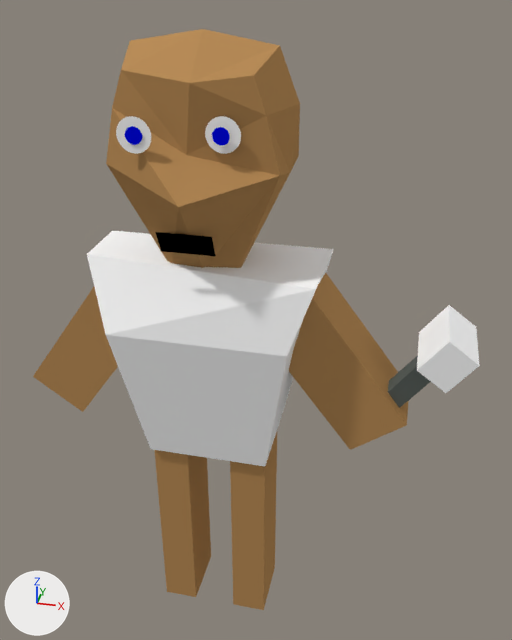
An edit to the Blender file King Of Kings Docs/Models/slave1.blend, drawn before and after from the same camera.
Before and after are seen from a 50 mm lens placed at (1.68, -5.54, 6.78), pointed at (0.36, 0.19, 3.54). Lighting does not change. The marker at lower left points along +X, +Y and +Z.
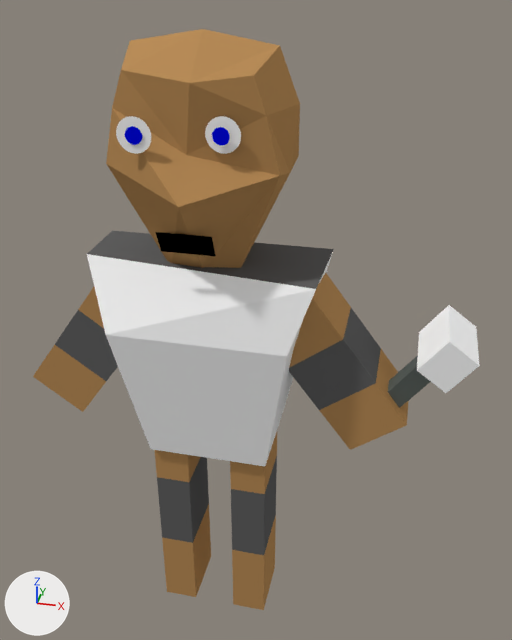
Where the change shows, as pixel boxes [x1, y1, x2, y2] in the pictures (512 x 640 px):
part 1 of me_cube_004, built on
    both: [157, 456, 209, 545]
part 2 of me_cube_002, built on
    both: [289, 273, 383, 412]
part 3 of me_cube_001, recoloured (white to grey)
    both: [87, 231, 334, 289]
part 4 of me_cube_003, built on
    both: [53, 308, 118, 384]
part 5 of me_cube_005, built on
    both: [231, 455, 277, 558]

Patch to the scene script:
```diff
--- a/King Of Kings Docs/Models/slave1.blend.py
+++ b/King Of Kings Docs/Models/slave1.blend.py
@@ me_cube_004 @@
 me_cube_004.from_pydata(...)  # 8 vertices, 6 faces; spans x -1.0..1.0, y -1.0..1.0, z -1.0..1.0
 # used by ob_cube_004; location = (-0.39, 0.0, 1.44); scale = (0.173, 0.308, 1.27)
 # verts and faces of me_cube_004; kept vertices keep their numbers, new ones are numbered from 8
+# me_cube_004 part 1
+delete_faces([(0, 4, 5, 1), (1, 5, 6, 2), (2, 6, 7, 3), (0, 3, 7, 4)])
+for new, old in zip([*range(8, 12)], [*range(0, 4)]): verts[new] = verts[old] + (0.0, 0.0, 0.67)
+for new, old in zip([*range(12, 16)], [*range(4, 8)]): verts[new] = verts[old] + (0.0, 0.0, -0.67)
+faces += [(0, 8, 9, 1), (1, 9, 10, 2), (2, 10, 11, 3), (0, 3, 11, 8), (4, 12, 15, 7), (6, 7, 15, 14)]  # mat_material_002 (orange #b98d59)
+faces += [(5, 6, 14, 13), (4, 5, 13, 12)]  # mat_material_002 (orange #b98d59)
+faces += [(8, 11, 15, 12), (10, 14, 15, 11), (9, 13, 14, 10), (8, 12, 13, 9)]  # mat_material_008 (dark grey #626262)
 me_cube_004.materials.append(mat_material_002)
+me_cube_004.materials.append(mat_material_008)  # dark grey #626262
@@ me_cube_002 @@
 me_cube_002.from_pydata(...)  # 8 vertices, 6 faces; spans x -1.0..1.0, y -1.0..1.0, z -1.0..1.0
 # used by ob_cube_002; location = (1.14, 0.04, 3.32); rotation_euler = (0.0, -0.652, 0.0), in degrees (0, -37, 0); scale = (0.303, 0.303, 0.761)
 # verts and faces of me_cube_002; kept vertices keep their numbers, new ones are numbered from 8
+# me_cube_002 part 2
+delete_faces([(0, 4, 5, 1), (1, 5, 6, 2), (2, 6, 7, 3), (0, 3, 7, 4)])
+for new, old in zip([*range(8, 12)], [*range(0, 4)]): verts[new] = verts[old] + (0.0, 0.0, 0.67)
+for new, old in zip([*range(12, 16)], [*range(4, 8)]): verts[new] = verts[old] + (0.0, 0.0, -0.67)
+faces += [(0, 8, 9, 1), (1, 9, 10, 2), (2, 10, 11, 3), (0, 3, 11, 8), (4, 12, 15, 7), (6, 7, 15, 14)]  # mat_material_002 (orange #b98d59)
+faces += [(5, 6, 14, 13), (4, 5, 13, 12)]  # mat_material_002 (orange #b98d59)
+faces += [(8, 11, 15, 12), (10, 14, 15, 11), (9, 13, 14, 10), (8, 12, 13, 9)]  # mat_material_008 (dark grey #626262)
 me_cube_002.materials.append(mat_material_002)
+me_cube_002.materials.append(mat_material_008)  # dark grey #626262
@@ me_cube_001 @@
 me_cube_001.from_pydata(...)  # 12 vertices, 10 faces; spans x -1.07..1.04, y -0.59..0.5, z -1.0..1.0
+# me_cube_001 part 3: the 1 face centred in x -0.02, y -0.01, z 1.0 switches from mat_material_001 (white #ffffff) to mat_material_008 (dark grey #626262)
 me_cube_001.materials.append(mat_material_001)
+me_cube_001.materials.append(mat_material_008)  # dark grey #626262
@@ me_cube_003 @@
 me_cube_003.from_pydata(...)  # 8 vertices, 6 faces; spans x -1.0..1.0, y -1.0..1.0, z -1.0..1.0
 # used by ob_cube_003; location = (-1.12, 0.04, 3.32); rotation_euler = (0.0, 0.625, 0.0), in degrees (0, 36, 0); scale = (0.303, 0.303, 0.761)
 # verts and faces of me_cube_003; kept vertices keep their numbers, new ones are numbered from 8
-me_cube_003.materials.append(mat_material_002)  # orange #b98d59
+# me_cube_003 part 4
+delete_faces([(0, 4, 5, 1), (1, 5, 6, 2), (2, 6, 7, 3), (0, 3, 7, 4)])
+for new, old in zip([*range(8, 12)], [*range(0, 4)]): verts[new] = verts[old] + (0.0, 0.0, 0.67)
+for new, old in zip([*range(12, 16)], [*range(4, 8)]): verts[new] = verts[old] + (0.0, 0.0, -0.67)
+faces += [(0, 8, 9, 1), (1, 9, 10, 2), (2, 10, 11, 3), (0, 3, 11, 8), (4, 12, 15, 7), (6, 7, 15, 14)]  # mat_material_000 (orange #b98d59)
+faces += [(5, 6, 14, 13), (4, 5, 13, 12)]  # mat_material_000 (orange #b98d59)
+faces += [(8, 11, 15, 12), (10, 14, 15, 11), (9, 13, 14, 10), (8, 12, 13, 9)]  # mat_material_008 (dark grey #626262)
+me_cube_003.materials.append(mat_material_000)  # orange #b98d59
+me_cube_003.materials.append(mat_material_008)  # dark grey #626262
@@ me_cube_005 @@
 me_cube_005.from_pydata(...)  # 8 vertices, 6 faces; spans x -1.0..1.0, y -1.0..1.0, z -1.0..1.0
 # used by ob_cube_005; location = (0.39, 0.0, 1.44); scale = (0.173, 0.308, 1.27)
 # verts and faces of me_cube_005; kept vertices keep their numbers, new ones are numbered from 8
+# me_cube_005 part 5
+delete_faces([(0, 4, 5, 1), (1, 5, 6, 2), (2, 6, 7, 3), (0, 3, 7, 4)])
+for new, old in zip([*range(8, 12)], [*range(0, 4)]): verts[new] = verts[old] + (0.0, 0.0, 0.67)
+for new, old in zip([*range(12, 16)], [*range(4, 8)]): verts[new] = verts[old] + (0.0, 0.0, -0.67)
+faces += [(0, 8, 9, 1), (1, 9, 10, 2), (2, 10, 11, 3), (0, 3, 11, 8), (4, 12, 15, 7), (6, 7, 15, 14)]  # mat_material_002 (orange #b98d59)
+faces += [(5, 6, 14, 13), (4, 5, 13, 12)]  # mat_material_002 (orange #b98d59)
+faces += [(8, 11, 15, 12), (10, 14, 15, 11), (9, 13, 14, 10), (8, 12, 13, 9)]  # mat_material_008 (dark grey #626262)
 me_cube_005.materials.append(mat_material_002)
+me_cube_005.materials.append(mat_material_008)  # dark grey #626262
```
